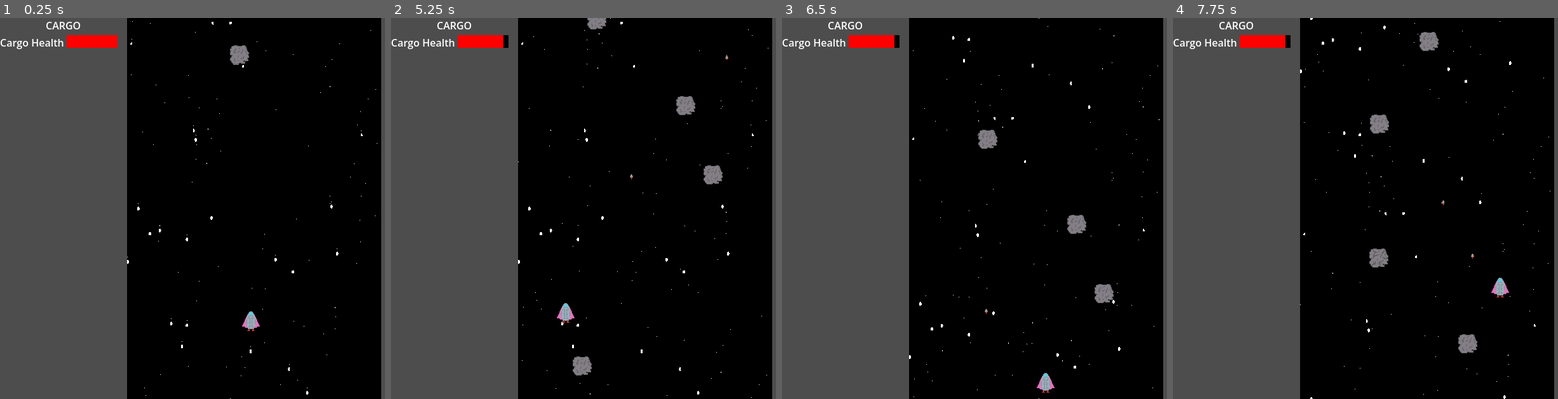
Above: before the commit, frames 1-4 (left to right).
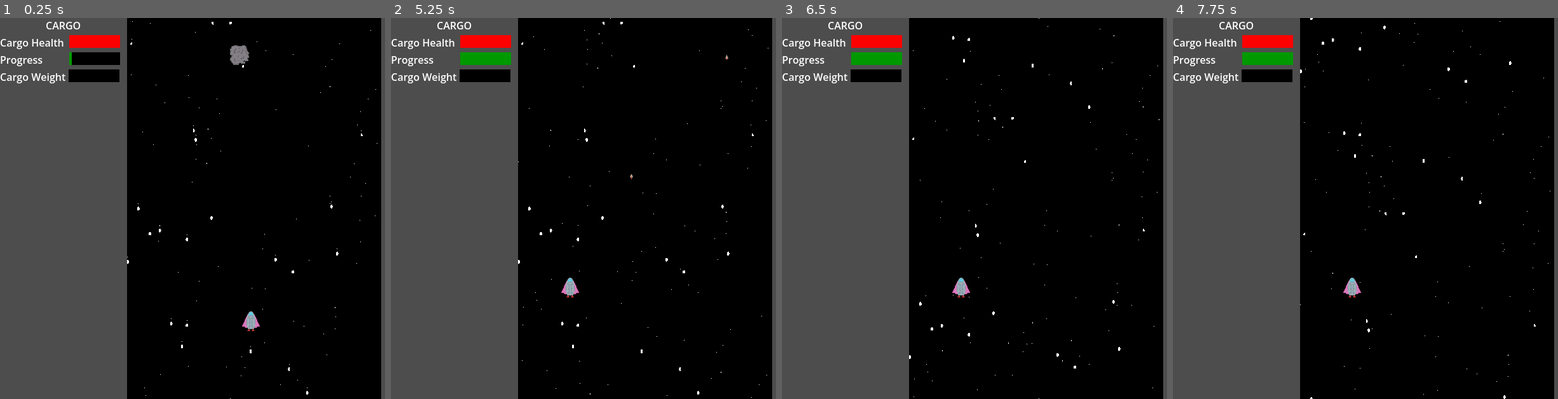
Above: after the commit, the same moments.

Repository: justaplummer/Break-The-Bank-Jam
Game: Godot game, scene res://Scenes/main.tscn
The game is run twice, just before and just after one commit, with the same random seed, the same clock (stepped at 60 frames per second) and the same inputs.
Inputs:
- Up to frame 1 (0.25 s): no input
- Up to frame 2 (5.25 s): tap Enter (ui_accept) at 0.5, 0.77, 1.52, 3.02, 3.77, 4.52 s; hold Right (ui_right) 0.53-1.28 s; hold Down (ui_down) 1.28-2.03 s; hold Right (ui_right) 2.03-2.78 s; hold Up (ui_up) 2.78-3.53 s; hold Left (ui_left) 3.53-5.03 s; hold Down (ui_down) from 5.03 s (still down)
- Up to frame 3 (6.5 s): release Down (ui_down) at 5.78 s; hold Right (ui_right) from 5.78 s (still down); tap Enter (ui_accept) at 6.02 s
- Up to frame 4 (7.75 s): release Right (ui_right) at 6.53 s; hold Up (ui_up) 6.53-7.28 s; tap Enter (ui_accept) at 6.77, 7.52 s; hold Right (ui_right) from 7.28 s (still down)

The runs differ from the first frame. In frame 1, 1.2% of the frame differs, in the area x 0-32%, y 4-18%; in frame 2, 2.3%; in frame 3, 2.2%; in frame 4, 2.4%, in the area x 0-88%, y 3-88%.

Commit message:
Mission Timer & progress bar
Added a progress bar that flows up while the mission timer is going. When the mission is over the remaining asteroids are deleted and the ship controls are no longer active

Diff:
--- a/Scenes/UI/cargo.tscn
+++ b/Scenes/UI/cargo.tscn
@@ -1,12 +1,24 @@
 [gd_scene format=3 uid="uid://b8ydwvx4cmtx0"]
 
 [ext_resource type="Script" uid="uid://d3cg0x0ijct2x" path="res://Scripts/ui_cargo.gd" id="1_mkfop"]
+
+[sub_resource type="StyleBoxFlat" id="StyleBoxFlat_5yekg"]
+bg_color = Color(0, 0, 0, 1)
+
+[sub_resource type="StyleBoxFlat" id="StyleBoxFlat_a63ct"]
+bg_color = Color(1, 0, 0, 1)
+
+[sub_resource type="StyleBoxFlat" id="StyleBoxFlat_8c8d7"]
+bg_color = Color(0, 0, 0, 1)
+
+[sub_resource type="StyleBoxFlat" id="StyleBoxFlat_f5raa"]
+bg_color = Color(0, 0.6, 0, 1)
 
 [sub_resource type="StyleBoxFlat" id="StyleBoxFlat_luekl"]
 bg_color = Color(0, 0, 0, 1)
 
 [sub_resource type="StyleBoxFlat" id="StyleBoxFlat_mkfop"]
-bg_color = Color(1, 0, 0, 1)
+bg_color = Color(0, 0, 0, 1)
 
 [node name="UI_cargo" type="Control" unique_id=1496423086]
 layout_mode = 3
@@ -34,9 +46,39 @@
 
 [node name="Label" type="Label" parent="VBoxContainer/HBoxContainer" unique_id=834262041]
 layout_mode = 2
-text = "Cargo Health"
+text = "Cargo Health "
 
 [node name="pb_health" type="ProgressBar" parent="VBoxContainer/HBoxContainer" unique_id=1526963145]
+custom_minimum_size = Vector2(80, 20)
+layout_mode = 2
+theme_override_styles/background = SubResource("StyleBoxFlat_5yekg")
+theme_override_styles/fill = SubResource("StyleBoxFlat_a63ct")
+value = 75.0
+show_percentage = false
+
+[node name="HBoxContainer3" type="HBoxContainer" parent="VBoxContainer" unique_id=1612734184]
+layout_mode = 2
+
+[node name="Label" type="Label" parent="VBoxContainer/HBoxContainer3" unique_id=248660714]
+layout_mode = 2
+text = "Progress         "
+
+[node name="pb_progress" type="ProgressBar" parent="VBoxContainer/HBoxContainer3" unique_id=334160800]
+custom_minimum_size = Vector2(80, 20)
+layout_mode = 2
+theme_override_styles/background = SubResource("StyleBoxFlat_8c8d7")
+theme_override_styles/fill = SubResource("StyleBoxFlat_f5raa")
+value = 75.0
+show_percentage = false
+
+[node name="HBoxContainer2" type="HBoxContainer" parent="VBoxContainer" unique_id=986466665]
+layout_mode = 2
+
+[node name="Label" type="Label" parent="VBoxContainer/HBoxContainer2" unique_id=1976781421]
+layout_mode = 2
+text = "Cargo Weight"
+
+[node name="pb_weight" type="ProgressBar" parent="VBoxContainer/HBoxContainer2" unique_id=147145103]
 custom_minimum_size = Vector2(80, 20)
 layout_mode = 2
 theme_override_styles/background = SubResource("StyleBoxFlat_luekl")
--- a/Scenes/asteroid.tscn
+++ b/Scenes/asteroid.tscn
@@ -81,7 +81,7 @@
 "speed": 5.0
 }]
 
-[node name="Asteroid" type="CharacterBody2D" unique_id=1300289852]
+[node name="Asteroid" type="CharacterBody2D" unique_id=1300289852 groups=["asteroid"]]
 collision_layer = 2
 collision_mask = 2
 script = ExtResource("1_a2bka")
--- a/Scenes/main.tscn
+++ b/Scenes/main.tscn
@@ -68,6 +68,10 @@
 [node name="Asteroid_Spawner" type="Timer" parent="timers" unique_id=700409232]
 autostart = true
 
+[node name="Mission_Length" type="Timer" parent="timers" unique_id=545327998]
+one_shot = true
+
 [node name="UI_cargo" parent="." unique_id=1496423086 instance=ExtResource("5_kry3j")]
 
 [connection signal="timeout" from="timers/Asteroid_Spawner" to="." method="_on_asteroid_spawner_timeout"]
+[connection signal="timeout" from="timers/Mission_Length" to="." method="_on_mission_length_timeout"]
--- a/Scripts/asteroid.gd
+++ b/Scripts/asteroid.gd
@@ -21,7 +21,7 @@
 
 func _on_area_2d_body_entered(body: Node2D) -> void:
 	if body.is_in_group("player"):
-		var the_player: player = body
+		var the_player: Player = body
 		the_player.hit_asteroid(damage_inflicted)
 		take_damage(max_health) #the player ship hitting an asteroid will automatically kill it
 
--- a/Scripts/main.gd
+++ b/Scripts/main.gd
@@ -3,14 +3,26 @@
 
 @export var asteroid_scene: PackedScene
 @onready var ui_cargo: UI_Cargo = $UI_cargo
+@onready var mission_length: Timer = $timers/Mission_Length
+@onready var asteroid_spawner: Timer = $timers/Asteroid_Spawner
+@onready var player: Player = $Center_Game/Player
 
 var min_x = 225
 var max_x = 575
 var min_y = -25
 var max_y = -100
 
+var shipping_path_length : int = 5 #this is how long the player will play the mission in between investments time is in seconds
+
 func _ready() -> void:
 	ui_cargo.reset_health_bar()
+	ui_cargo.set_progress_bar_max(shipping_path_length)
+	ui_cargo.reset_progress_bar(1)
+	mission_length.start(shipping_path_length)
+
+func _process(delta: float) -> void:
+	var progress_made = shipping_path_length - mission_length.time_left
+	ui_cargo.update_progress_bar(progress_made)
 
 func _on_asteroid_spawner_timeout() -> void:
 	# Create a new instance of the Mob scene.
@@ -24,3 +36,15 @@
 	var X = randf_range(min_x,max_x)
 	var Y = randf_range(min_y,max_y)
 	return Vector2(X,Y)
+
+
+func _on_mission_length_timeout() -> void:
+	print("end of mission!")
+	asteroid_spawner.stop()
+	player.set_mission_active(false)
+	delete_all_asteroids()
+
+
+func delete_all_asteroids():
+	for node in get_tree().get_nodes_in_group("asteroid"):
+		node.queue_free()
--- a/Scripts/player.gd
+++ b/Scripts/player.gd
@@ -1,4 +1,4 @@
-class_name player
+class_name Player
 extends CharacterBody2D
 
 @export var missle_scene :PackedScene
@@ -13,6 +13,7 @@
 var y_max = 575
 var max_health = 100
 var current_health = max_health
+var mission_active = true
 
 func get_input():
 	var input_direction = Input.get_vector("ui_left", "ui_right", "ui_up", "ui_down")
@@ -23,6 +24,8 @@
 		fire_missle()
 
 func _physics_process(delta):
+	if(not mission_active):
+		return
 	get_input()
 	get_fired_input()
 	move_and_slide()
@@ -41,3 +44,6 @@
 	missle_to_spawn.position = position
 	# Spawn the mob by adding it to the Main scene.
 	get_parent().add_child(missle_to_spawn)
+
+func set_mission_active(isActive : bool):
+	mission_active = isActive
--- a/Scripts/ui_cargo.gd
+++ b/Scripts/ui_cargo.gd
@@ -2,6 +2,7 @@
 extends Control
 
 @onready var pb_health: ProgressBar = $VBoxContainer/HBoxContainer/pb_health
+@onready var pb_progress: ProgressBar = $VBoxContainer/HBoxContainer3/pb_progress
 
 # Called when the node enters the scene tree for the first time.
 func _ready() -> void:
@@ -18,3 +19,12 @@
 
 func set_health_bar(value : float):
 	pb_health.value = value
+
+func reset_progress_bar(value):
+	pb_progress.value = value
+
+func set_progress_bar_max(max_value):
+	pb_progress.max_value = max_value
+
+func update_progress_bar(value):
+	pb_progress.value = value
--- a/project.godot
+++ b/project.godot
@@ -24,6 +24,7 @@
 
 player=""
 missle=""
+asteroid=""
 
 [physics]
 
